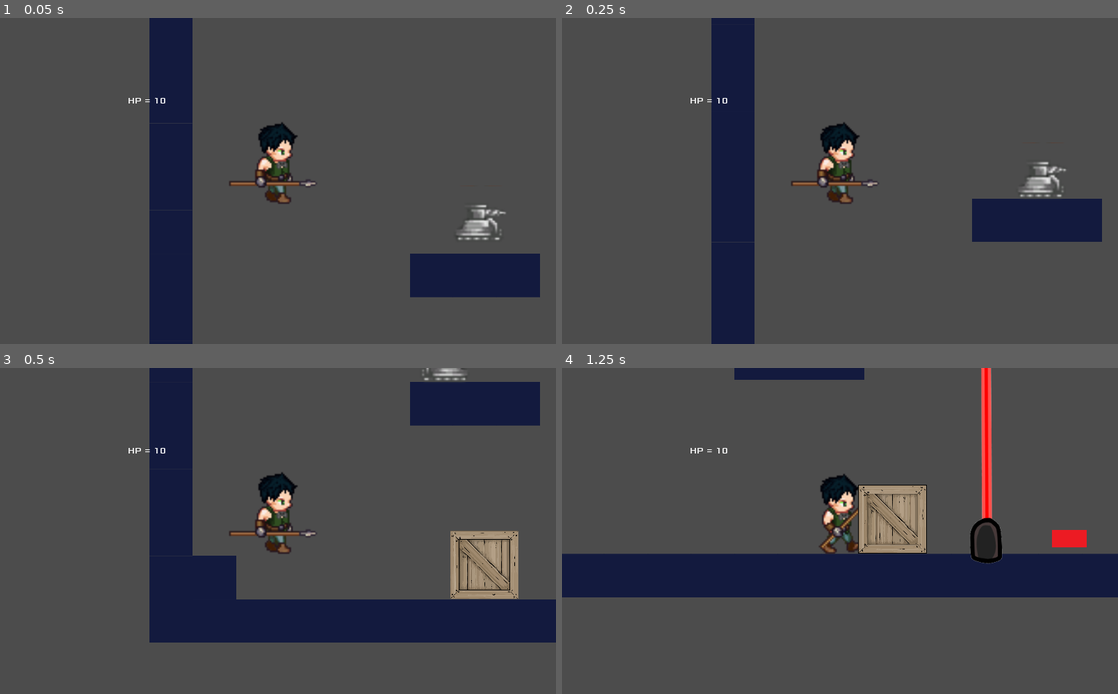
Above: before the commit, frames 1-4 (two rows, left to right).
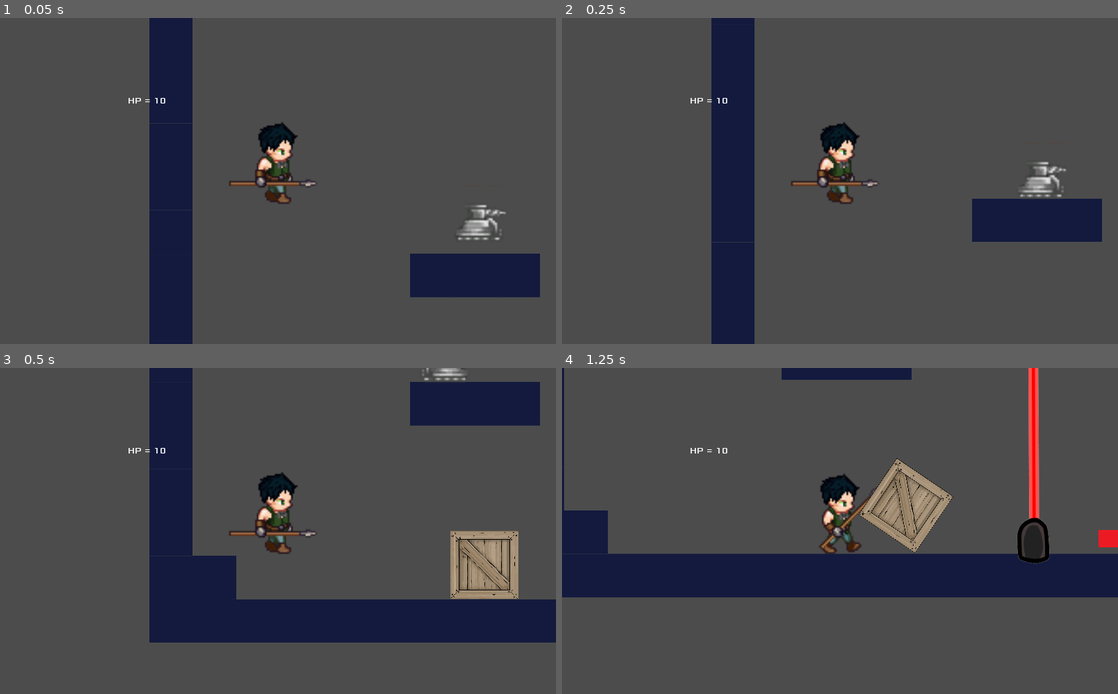
Above: after the commit, the same moments.

Repository: BiscuitPrime/Gravitime
Game: Godot game, scene res://Source/Levels/Scene/LevelTemplate.tscn
Two runs of this game, one before a commit and one after it. Both use one fixed random seed, a clock stepped at 60 frames per second and the inputs below. Before the commit the project has no main scene; this scene is started directly in both runs.
Inputs (mouse positions are in pixels of both pictures, inside the frame that each line leads up to):
- Up to frame 1 (0.05 s): no input
- Up to frame 2 (0.25 s): no input
- Up to frame 3 (0.5 s): no input
- Up to frame 4 (1.25 s): tap Enter at 0.5 s; move the mouse to (812, 596) at 0.52 s; hold Right (move_right) from 0.53 s (still down); tap F (time) at 0.6 s; click (812, 596) at 0.67 s; tap Up (jump) at 0.77 s

Frames 1-2 are identical in both runs. In frame 4, 7.7% of the frame differs, in the area x 0-100%, y 0-61%.

Commit message:
Reupload avec script pause mais pas dans les niveaux

Diff:
--- /dev/null
+++ b/Resources/Art/start-assets/new_dynamicfont.tres
@@ -0,0 +1,7 @@
+[gd_resource type="DynamicFont" load_steps=2 format=2]
+
+[ext_resource path="res://Resources/Art/start-assets/montserrat_extrabold.otf" type="DynamicFontData" id=1]
+
+[resource]
+size = 24
+font_data = ExtResource( 1 )
--- /dev/null
+++ b/Resources/Art/ui_theme.tres
@@ -0,0 +1,30 @@
+[gd_resource type="Theme" load_steps=6 format=2]
+
+[ext_resource path="res://Resources/Art/start-assets/new_dynamicfont.tres" type="DynamicFont" id=1]
+[ext_resource path="res://Resources/Art/fenetre_sci_fi.png" type="Texture" id=2]
+
+[sub_resource type="StyleBoxTexture" id=1]
+texture = ExtResource( 2 )
+region_rect = Rect2( 0, 0, 820, 280 )
+
+[sub_resource type="StyleBoxTexture" id=2]
+texture = ExtResource( 2 )
+region_rect = Rect2( 0, 0, 820, 280 )
+
+[sub_resource type="StyleBoxTexture" id=3]
+texture = ExtResource( 2 )
+region_rect = Rect2( 0, 0, 820, 280 )
+
+[resource]
+default_font = ExtResource( 1 )
+Button/colors/font_color = Color( 0.88, 0.88, 0.88, 1 )
+Button/colors/font_color_disabled = Color( 0.9, 0.9, 0.9, 0.2 )
+Button/colors/font_color_hover = Color( 0.94, 0.94, 0.94, 1 )
+Button/colors/font_color_pressed = Color( 1, 1, 1, 1 )
+Button/constants/hseparation = 2
+Button/fonts/font = null
+Button/styles/disabled = null
+Button/styles/focus = null
+Button/styles/hover = SubResource( 1 )
+Button/styles/normal = SubResource( 2 )
+Button/styles/pressed = SubResource( 3 )
--- /dev/null
+++ b/Source/Levels/Scene/EndScreen.tscn
@@ -0,0 +1,51 @@
+[gd_scene load_steps=6 format=2]
+
+[ext_resource path="res://Resources/Art/start-assets/background.png" type="Texture" id=1]
+[ext_resource path="res://Source/UserInterface/Scene/QuitButton.tscn" type="PackedScene" id=2]
+[ext_resource path="res://Source/UserInterface/Scene/Title.tscn" type="PackedScene" id=3]
+[ext_resource path="res://Source/UserInterface/Scene/ChangeSceneButton.tscn" type="PackedScene" id=4]
+[ext_resource path="res://Resources/Art/ui_theme.tres" type="Theme" id=5]
+
+[node name="EndScreen" type="Control"]
+anchor_right = 1.0
+anchor_bottom = 1.0
+theme = ExtResource( 5 )
+__meta__ = {
+"_edit_use_anchors_": false
+}
+
+[node name="background" type="TextureRect" parent="."]
+anchor_right = 1.0
+anchor_bottom = 1.0
+texture = ExtResource( 1 )
+expand = true
+stretch_mode = 2
+__meta__ = {
+"_edit_use_anchors_": false
+}
+
+[node name="Menu" type="VBoxContainer" parent="."]
+anchor_left = 0.5
+anchor_top = 0.5
+anchor_right = 0.5
+anchor_bottom = 0.5
+margin_left = -144.0
+margin_top = -44.0
+margin_right = 144.0
+margin_bottom = 48.0
+__meta__ = {
+"_edit_use_anchors_": false
+}
+
+[node name="PlayButton" parent="Menu" instance=ExtResource( 4 )]
+text = "Play Again"
+next_scene_path = "res://Source/Levels/Scene/MainScreen.tscn"
+
+[node name="QuitButton" parent="Menu" instance=ExtResource( 2 )]
+margin_top = 48.0
+margin_bottom = 92.0
+
+[node name="Title" parent="." instance=ExtResource( 3 )]
+margin_left = -260.0
+margin_right = 260.0
+text = "Congratulations, you finished the game!"
--- a/Source/Levels/Scene/LevelTemplate.tscn
+++ b/Source/Levels/Scene/LevelTemplate.tscn
@@ -102,6 +102,7 @@
 [node name="Button" parent="Laser" instance=ExtResource( 9 )]
 position = Vector2( 36.0454, -1378.32 )
 rotation = 1.5708
+
 [connection signal="body_entered" from="Laser/Button" to="Laser" method="_on_Button_body_entered"]
 [connection signal="body_exited" from="Laser/Button" to="Laser" method="_on_Button_body_exited"]
 
--- /dev/null
+++ b/Source/Levels/Scene/MainScreen.tscn
@@ -0,0 +1,49 @@
+[gd_scene load_steps=6 format=2]
+
+[ext_resource path="res://Source/UserInterface/Scene/QuitButton.tscn" type="PackedScene" id=1]
+[ext_resource path="res://Source/UserInterface/Scene/Title.tscn" type="PackedScene" id=2]
+[ext_resource path="res://Source/UserInterface/Scene/ChangeSceneButton.tscn" type="PackedScene" id=3]
+[ext_resource path="res://Resources/Art/ui_theme.tres" type="Theme" id=4]
+[ext_resource path="res://Resources/Art/start-assets/background.png" type="Texture" id=5]
+
+[node name="MainScreen" type="Control"]
+anchor_right = 1.0
+anchor_bottom = 1.0
+theme = ExtResource( 4 )
+__meta__ = {
+"_edit_use_anchors_": false
+}
+
+[node name="background" type="TextureRect" parent="."]
+anchor_right = 1.0
+anchor_bottom = 1.0
+texture = ExtResource( 5 )
+expand = true
+stretch_mode = 2
+__meta__ = {
+"_edit_use_anchors_": false
+}
+
+[node name="Title" parent="." instance=ExtResource( 2 )]
+margin_left = -63.0
+margin_right = 63.0
+
+[node name="Menu" type="VBoxContainer" parent="."]
+anchor_left = 0.5
+anchor_top = 0.5
+anchor_right = 0.5
+anchor_bottom = 0.5
+margin_left = -144.0
+margin_top = -44.0
+margin_right = 144.0
+margin_bottom = 48.0
+__meta__ = {
+"_edit_use_anchors_": false
+}
+
+[node name="PlayButton" parent="Menu" instance=ExtResource( 3 )]
+next_scene_path = "res://Source/Levels/Scene/LevelTemplate.tscn"
+
+[node name="QuitButton" parent="Menu" instance=ExtResource( 1 )]
+margin_top = 48.0
+margin_bottom = 92.0
--- /dev/null
+++ b/Source/UserInterface/Scene/ChangeSceneButton.tscn
@@ -0,0 +1,15 @@
+[gd_scene load_steps=2 format=2]
+
+[ext_resource path="res://Source/UserInterface/Script/ChangeSceneButton.gd" type="Script" id=1]
+
+[node name="ChangeSceneButton" type="Button"]
+margin_right = 288.0
+margin_bottom = 44.0
+size_flags_vertical = 3
+text = "Play"
+script = ExtResource( 1 )
+__meta__ = {
+"_edit_use_anchors_": false
+}
+
+[connection signal="button_up" from="." to="." method="_on_ChangeSceneButton_button_up"]
--- /dev/null
+++ b/Source/UserInterface/Scene/Pause.tscn
@@ -0,0 +1,58 @@
+[gd_scene load_steps=7 format=2]
+
+[ext_resource path="res://Source/UserInterface/Scene/Title.tscn" type="PackedScene" id=1]
+[ext_resource path="res://Source/UserInterface/Scene/ChangeSceneButton.tscn" type="PackedScene" id=2]
+[ext_resource path="res://Source/UserInterface/Scene/RetryButton.tscn" type="PackedScene" id=3]
+[ext_resource path="res://Source/UserInterface/Scene/QuitButton.tscn" type="PackedScene" id=4]
+[ext_resource path="res://Resources/Art/ui_theme.tres" type="Theme" id=5]
+[ext_resource path="res://Source/UserInterface/Script/Pause.gd" type="Script" id=6]
+
+[node name="Pause" type="Control"]
+pause_mode = 2
+anchor_right = 1.0
+anchor_bottom = 1.0
+theme = ExtResource( 5 )
+script = ExtResource( 6 )
+__meta__ = {
+"_edit_use_anchors_": false
+}
+
+[node name="PauseOverlay" type="ColorRect" parent="."]
+visible = false
+anchor_right = 1.0
+anchor_bottom = 1.0
+color = Color( 0, 0, 0, 0.235294 )
+__meta__ = {
+"_edit_use_anchors_": false
+}
+
+[node name="Title" parent="PauseOverlay" instance=ExtResource( 1 )]
+margin_top = 64.0
+margin_bottom = 95.0
+text = "Paused"
+
+[node name="PauseMenu" type="VBoxContainer" parent="PauseOverlay"]
+anchor_left = 0.5
+anchor_top = 0.5
+anchor_right = 0.5
+anchor_bottom = 0.5
+margin_left = -128.0
+margin_top = -84.0
+margin_right = 128.0
+margin_bottom = 84.0
+
+[node name="ChangeScene Button" parent="PauseOverlay/PauseMenu" instance=ExtResource( 2 )]
+margin_right = 256.0
+margin_bottom = 53.0
+text = "Main Screen"
+next_scene_path = "res://Source/Levels/Scene/MainScreen.tscn"
+
+[node name="RetryButton" parent="PauseOverlay/PauseMenu" instance=ExtResource( 3 )]
+margin_top = 57.0
+margin_right = 256.0
+margin_bottom = 110.0
+
+[node name="QuitButton" parent="PauseOverlay/PauseMenu" instance=ExtResource( 4 )]
+margin_top = 114.0
+margin_right = 256.0
+margin_bottom = 168.0
--- /dev/null
+++ b/Source/UserInterface/Scene/QuitButton.tscn
@@ -0,0 +1,15 @@
+[gd_scene load_steps=2 format=2]
+
+[ext_resource path="res://Source/UserInterface/Script/QuitButton.gd" type="Script" id=1]
+
+[node name="QuitButton" type="Button"]
+margin_right = 288.0
+margin_bottom = 44.0
+size_flags_vertical = 3
+text = "Quit"
+script = ExtResource( 1 )
+__meta__ = {
+"_edit_use_anchors_": false
+}
+
+[connection signal="button_up" from="." to="." method="_on_QuitButton_button_up"]
--- /dev/null
+++ b/Source/UserInterface/Scene/RetryButton.tscn
@@ -0,0 +1,15 @@
+[gd_scene load_steps=2 format=2]
+
+[ext_resource path="res://Source/UserInterface/Script/RetryButton.gd" type="Script" id=1]
+
+[node name="RetryButton" type="Button"]
+margin_right = 288.0
+margin_bottom = 44.0
+size_flags_vertical = 3
+text = "Retry"
+script = ExtResource( 1 )
+__meta__ = {
+"_edit_use_anchors_": false
+}
+
+[connection signal="button_up" from="." to="." method="_on_RetryButton_button_up"]
--- /dev/null
+++ b/Source/UserInterface/Scene/Title.tscn
@@ -0,0 +1,17 @@
+[gd_scene load_steps=2 format=2]
+
+[ext_resource path="res://Resources/Art/start-assets/new_dynamicfont.tres" type="DynamicFont" id=1]
+
+[node name="Title" type="Label"]
+anchor_left = 0.5
+anchor_right = 0.5
+margin_left = -64.0
+margin_top = 128.0
+margin_right = 62.0
+margin_bottom = 159.0
+custom_fonts/font = ExtResource( 1 )
+text = "Gravitime"
+align = 1
+__meta__ = {
+"_edit_use_anchors_": false
+}
--- /dev/null
+++ b/Source/UserInterface/Script/ChangeSceneButton.gd
@@ -0,0 +1,14 @@
+tool
+extends Button
+#Un bouton pour charger une scène
+
+#Chemin vers la prochaine scène. Le "FILE" indique qu'il pourra parcourir un fichier pour trouver le chemin vers le prochain niveau
+export(String, FILE) var next_scene_path := ""
+
+#Quand on relâche le bouton, la scène suivante est chargée
+func _on_ChangeSceneButton_button_up() -> void:
+	get_tree().change_scene(next_scene_path)
+
+#Simple avertissement au cas où le chemin est vide
+func _get_configuration_warning() -> String:
+	return "next_scene_path must be set for the button to work" if next_scene_path == "" else ""
--- /dev/null
+++ b/Source/UserInterface/Script/Pause.gd
@@ -0,0 +1,17 @@
+extends Control
+#Ce script s'occupe de mettre le jeu en pause et afficher le menu
+
+onready var scene_tree: = get_tree()
+onready var pause_overlay: ColorRect = get_node("PauseOverlay")
+
+var paused := false setget set_paused
+
+func _unhandled_input(event: InputEvent) -> void:
+	if event.is_action_pressed("pause"):
+		self.paused = not paused
+		scene_tree.set_input_as_handled()
+
+func set_paused(value: bool) -> void:
+	paused = value
+	scene_tree.paused = value
+	pause_overlay.visible = true
--- /dev/null
+++ b/Source/UserInterface/Script/QuitButton.gd
@@ -0,0 +1,5 @@
+extends Button
+#Un bouton pour quitter le jeu
+
+func _on_QuitButton_button_up() -> void:
+	get_tree().quit()
--- /dev/null
+++ b/Source/UserInterface/Script/RetryButton.gd
@@ -0,0 +1,6 @@
+extends Button
+#Un bouton pour recharger un niveau depuis le menu pause
+
+func _on_RetryButton_button_up() -> void:
+	get_tree().paused = false
+	get_tree().reload_current_scene()
--- /dev/null
+++ b/Source/UserInterface/Script/UserInterface.gd
@@ -0,0 +1,17 @@
+extends Control
+#
+
+onready var scene_tree: = get_tree()
+onready var pause_overlay: ColorRect = get_node("PauseOverlay")
+
+var paused := false setget set_paused
+
+func _unhandled_input(event: InputEvent) -> void:
+	if event.is_action_pressed("pause"):
+		self.paused = not paused
+		scene_tree.set_input_as_handled()
+
+func set_paused(value: bool) -> void:
+	paused = value
+	scene_tree.paused = value
+	pause_overlay.visible = true
--- a/project.godot
+++ b/project.godot
@@ -57,6 +57,7 @@
 [application]
 
 config/name="Gravitime"
+run/main_scene="res://Source/Levels/Scene/MainScreen.tscn"
 config/icon="res://icon.png"
 
 [autoload]
@@ -99,6 +100,11 @@
 "events": [ Object(InputEventKey,"resource_local_to_scene":false,"resource_name":"","device":0,"alt":false,"shift":false,"control":false,"meta":false,"command":false,"pressed":false,"scancode":70,"unicode":0,"echo":false,"script":null)
  ]
 }
+pause={
+"deadzone": 0.5,
+"events": [ Object(InputEventKey,"resource_local_to_scene":false,"resource_name":"","device":0,"alt":false,"shift":false,"control":false,"meta":false,"command":false,"pressed":false,"scancode":16777217,"unicode":0,"echo":false,"script":null)
+ ]
+}
 
 [layer_names]
 
Binary file added: Resources/Art/fenetre_sci_fi.png
Not shown, added: Resources/Art/fenetre_sci_fi.png.import
